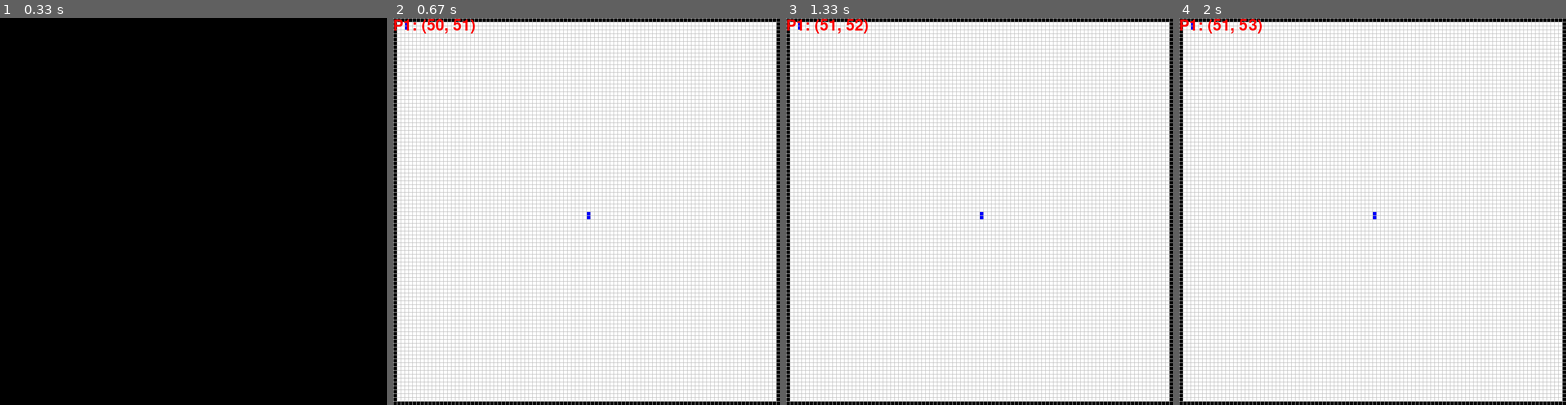
Above: before the commit, frames 1-4 (left to right).
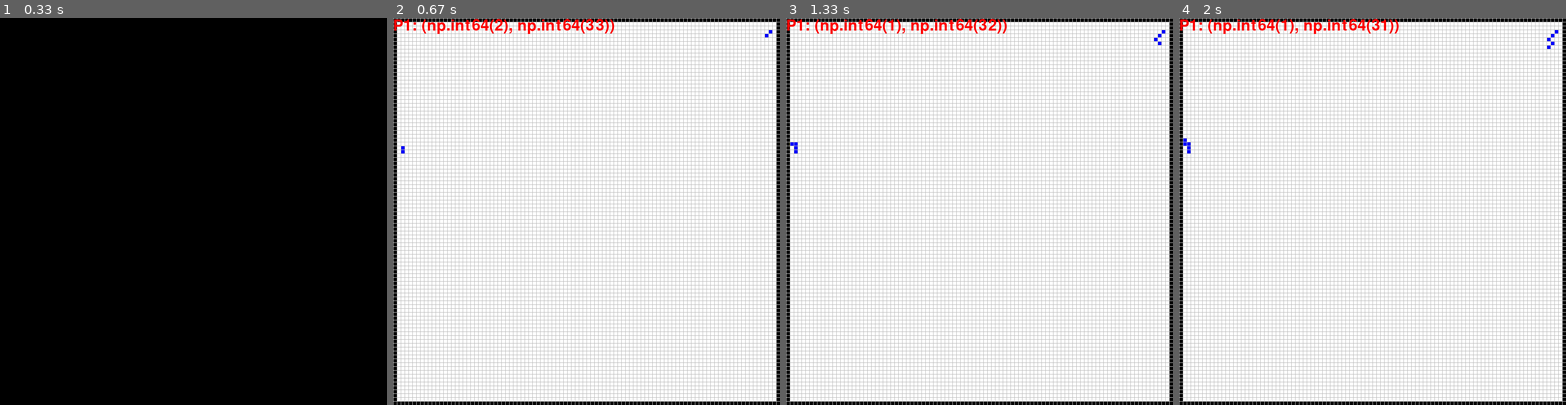
Above: after the commit, the same moments.

Repository: skulumani/tron
Game: pygame game, started from interface.py
The game is run twice, just before and just after one commit, with the same random seed, the same clock (stepped at 60 frames per second) and the same inputs.
Inputs:
- Up to frame 1 (0.33 s): no input
- Up to frame 2 (0.67 s): hold Right from 0.33 s (still down)
- Up to frame 3 (1.33 s): release Right at 0.8 s; hold Up 0.83-1.13 s; hold Right from 1.17 s (still down)
- Up to frame 4 (2 s): release Right at 1.72 s; hold Left from 1.75 s (still down)

Frame 1 is identical in both runs. In frame 2, 0.8% of the frame differs, in the area x 2-98%, y 0-52%; in frame 3, 0.8%; in frame 4, 0.8%, in the area x 1-98%, y 0-52%.

Commit message:
Start on unit testing

Diff:
--- a/test_tron.py
+++ b/test_tron.py
@@ -61,12 +61,56 @@
             assert player2.front_crash(player1) is False
 
     def test_front_crash_true(self):
-        pass
+        for ii in range(100):
+            x = np.random.randint(0,100)
+            y = np.random.randint(0, 100)
+            player1 = tron.Player(y,x, tron.Orientation.N)
+            player2 = tron.Player(y,x, tron.Orientation.N)
+            assert player1.front_crash(player2) is True
+            assert player2.front_crash(player1) is True
+
 class TestTron():
 
+    def test_reset_size(self):
+        for size in range(10, 20):
+            game = tron.Tron(size=size, num_players=1)
+            observation = game.reset()
+            # check grid size
+            np.testing.assert_equal(observation['board'].shape, (size, size, 2))
+
+            # check walls on border
+            self._check_border(observation['board'])
+
+
+    def test_reset_players(self):
+        for num_players in range(1,10):
+            game = tron.Tron(size=10, num_players=num_players)
+            observation = game.reset()
+            assert len(observation['positions']) == num_players
+            assert observation['board'].shape[2] == num_players+1
+            assert len(observation['orientations']) == num_players
+
+    def _check_border(self,board):
+        # check for walls on the edge
+        np.testing.assert_equal(board[0,:,0], np.ones(board[0,:,0].shape))
+        np.testing.assert_equal(board[-1,:,0], np.ones(board[-1,:,0].shape))
+        np.testing.assert_equal(board[:,0,0], np.ones(board[:,0,0].shape))
+        np.testing.assert_equal(board[:,-1,0], np.ones(board[:,-1,0].shape))
+
+    def test_update(self):
+        game = tron.Tron(size=100,num_players=1)
+        for ii in range(100):
+            game.reset()
+            # set player position
+            x = np.random.randint(1, 100)
+            y = np.random.randint(1, 100)
+            game.players[0].x = x
+            game.players[0].y = y
+            # update game board
+            game._update()
+            obs = game._get_observation()
+            assert obs['board'][y,x,1] == 1
+            assert np.sum(obs['board'][:,:,1]) == 2 # there is always a random starting point
+
     def test_move(self):
-
-        # game = tron.Tron(size=10, num_players=1)
-        # observation = game.reset()
-
         pass
--- a/tron.py
+++ b/tron.py
@@ -131,19 +131,16 @@
         # player 1 - bottom wall
         # player 2 - top wall
         self.players = [ ]
-        self.players.append(Player(self.halfsize, self.halfsize, Orientation.N))
-        self.players.append(Player(3, 2, Orientation.S))
-        self.num_players = 2
-        # x_location = np.random.choice(np.arange(1, self.size), self.num_players)
-        # for x in x_location:
-        #     y = np.random.choice([self.size - 1 - wall_gap, wall_gap])
-        #     orientation_options = Player.NORTH_FACING if y > self.halfsize else Player.SOUTH_FACING
-
-        #     self.players.append(Player(y, x, np.random.choice(orientation_options)))
-
-        #     # self.players = [
-        #     #     Player(np.random.randint(0, self.size), self.size - 1 - wall_gap, np.random.choice([0, 1, 2, 6, 7])),
-        #     #     Player(np.random.randint(0, self.size), wall_gap, np.random.choice([2, 3, 4, 5, 6]))]
+        # self.players.append(Player(self.halfsize, self.halfsize, Orientation.N))
+        # self.players.append(Player(3, 2, Orientation.S))
+        # self.num_players = 2
+        x_location = np.random.choice(np.arange(1, self.size), self.num_players)
+        for x in x_location:
+            y = np.random.choice([self.size - 1 - wall_gap, wall_gap])
+            orientation_options = Player.NORTH_FACING if y > self.halfsize else Player.SOUTH_FACING
+
+            self.players.append(Player(y, x, np.random.choice(orientation_options)))
+
         self._update()
         observation = self._get_observation()
         return observation
@@ -180,8 +177,8 @@
                     m: y coordinate - positive down
                     n: x coordinate - positive right
                     p: player locations
-                - positions (tuple): tuple of each player current coordinates
-                - orientations (tuple): tuple of each player orientation
+                - positions (list): tuple (y, x) of each player current coordinates
+                - orientations (tuple): tuple of length num_players of each player orientation
         """
         observation = {
             'board': self.grid.copy(),
